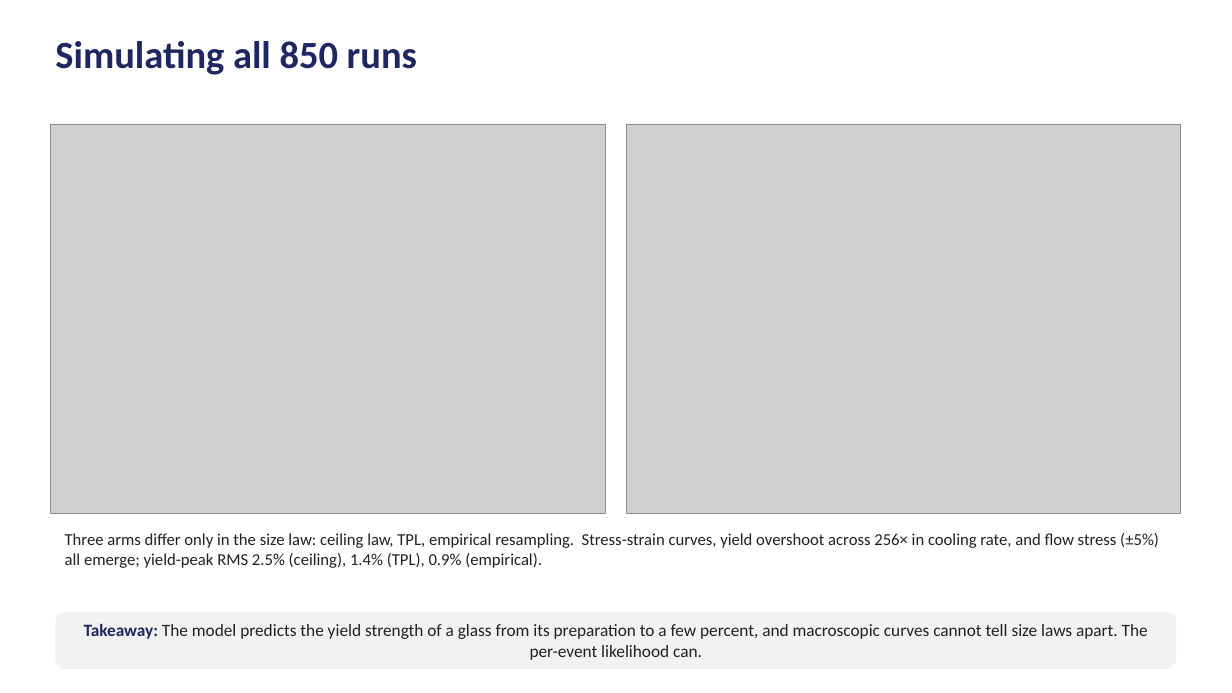
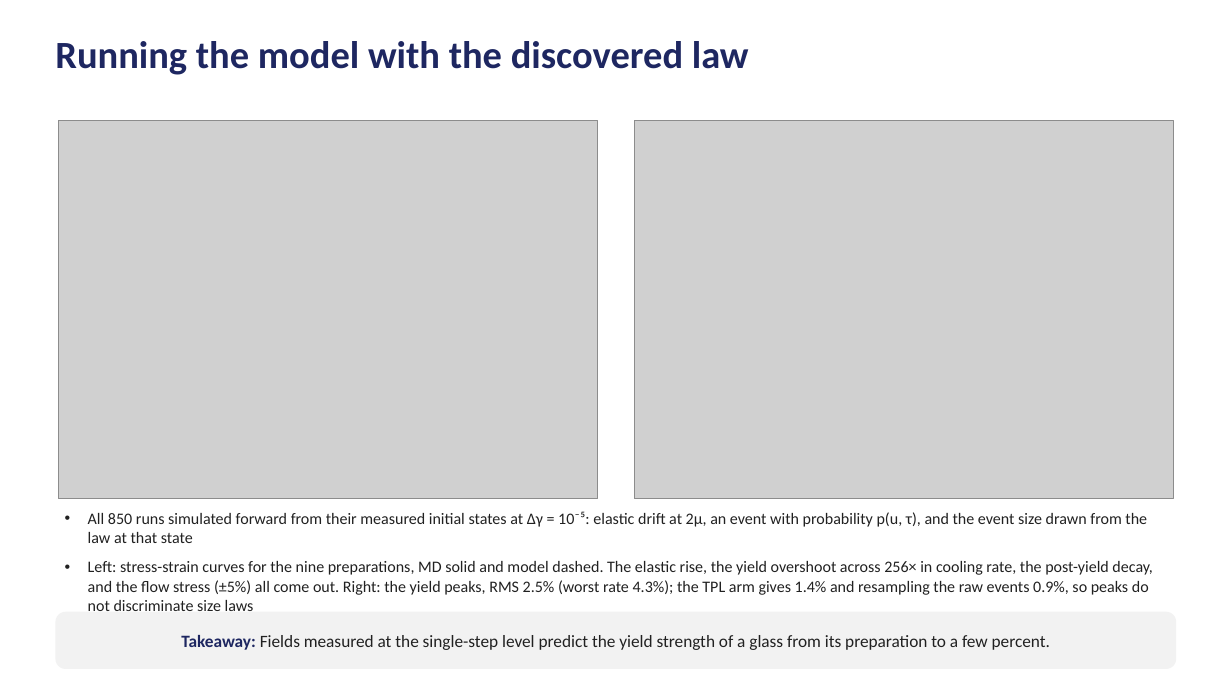
Before and after one commit to Samc73/SEEM, a slide deck: slide 8 of SEEM_project_deck.pptx (slide 10 before the commit). Drawn at 1232x693 pixels with LibreOffice and Linux fonts; fonts in the diff are those of the drawing; grey boxes stand for pictures. Boxes give left, top, right and bottom in pixels: in the first picture for what was removed or moved away, otherwise in the second. Text is boxed around its words. In the diff, an @@ line names an element or a change of style, - is before the commit and + after.

```diff
--- a/SEEM_project_deck.pptx
+++ b/SEEM_project_deck.pptx
@@ text at [55, 41, 749, 75]: text changed @@
-Simulating all 850 runs
+Running the model with the discovered law
@@ picture: place and size @@
-picture at [51, 124, 605, 514]
+picture at [58, 120, 597, 499]
@@ picture: place and size @@
-picture at [627, 124, 1181, 514]
+picture at [634, 120, 1173, 499]
@@ text at [88, 511, 1152, 611]: text changed; size 13 to 12.5 pt @@
-Three arms differ only in the size law: ceiling law, TPL, empirical resampling. Stress-strain curves, yield overshoot across 256× in cooling rate, and flow stress (±5%) all emerge; yield-peak RMS 2.5% (ceiling), 1.4% (TPL), 0.9% (empirical).
+• All 850 runs simulated forward from their measured initial states at Δγ = 10⁻⁵: elastic drift at 2μ, an event with probability p(u, τ), and the event size drawn from the law at that state
+• Left: stress-strain curves for the nine preparations, MD solid and model dashed. The elastic rise, the yield overshoot across 256× in cooling rate, the post-yield decay, and the flow stress (±5%) all come out. Right: the yield peaks, RMS 2.5% (worst rate 4.3%); the TPL arm gives 1.4% and resampling the raw events 0.9%, so peaks do not discriminate size laws
@@ text in rounded rectangle at [181, 635, 1050, 650]: text changed @@
-Takeaway: The model predicts the yield strength of a glass from its preparation to a few percent, and macroscopic curves cannot tell size laws apart. The per-event likelihood can.
+Takeaway: Fields measured at the single-step level predict the yield strength of a glass from its preparation to a few percent.
```
Also in this commit, not shown: 6 other slides changed, 3 slides added, 13 slides removed, 2 other files.
